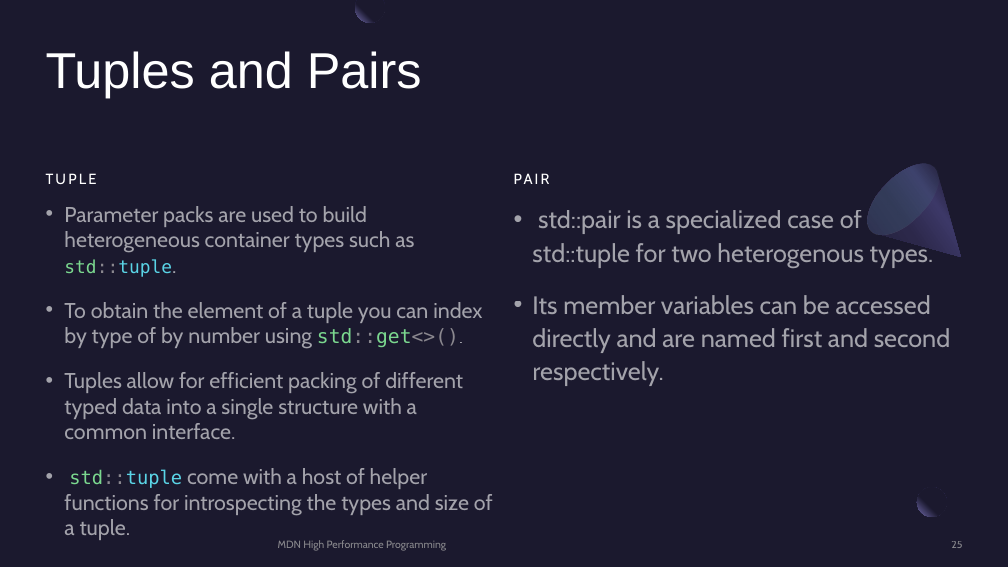
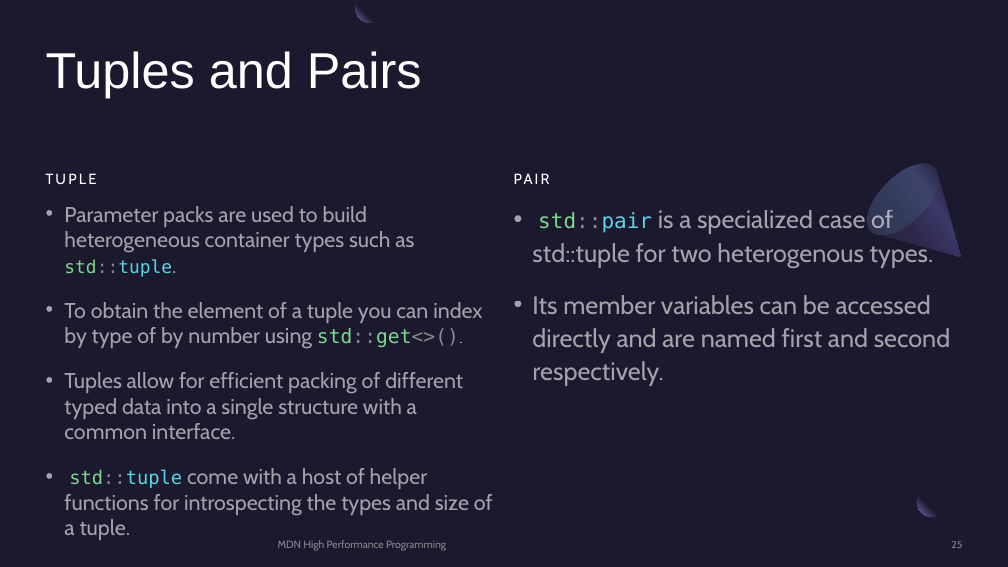
Before and after one commit to MonashDeepNeuron/HPP, a slide deck: slide 25 of content/part5/slides/hpp_part5.pptx. Drawn at 1008x567 pixels with LibreOffice and Linux fonts; fonts in the diff are those of the drawing. Boxes give left, top, right and bottom in pixels: in the first picture for what was removed or moved away, otherwise in the second. Text is boxed around its words. In the diff, an @@ line names an element or a change of style, - is before the commit and + after.

Commit message:
Minor error corrections and formatting for Part-6 Slides for Part-6 for iterators and data structures content

```diff
--- a/content/part5/slides/hpp_part5.pptx
+++ b/content/part5/slides/hpp_part5.pptx
@@ text at <box>532,210,934,268</box>: size 24 to 20 pt, font Cabin to DejaVu Sans Mono, text colour #FFFFFF at 60% opacity to #7BD88F, text colour #FFFFFF at 60% opacity to #8B888F, text colour #FFFFFF at 60% opacity to #5AD4E6 in "std::pair" @@
```
Also in this commit, not shown: 4 other files.
